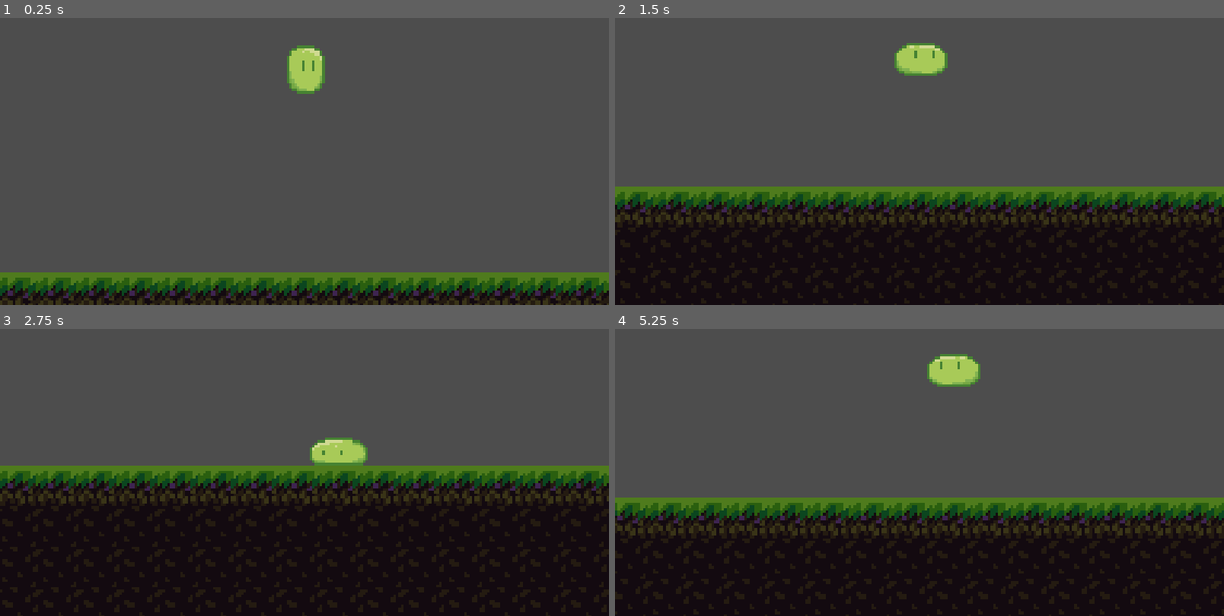
Above: before the commit, frames 1-4 (two rows, left to right).
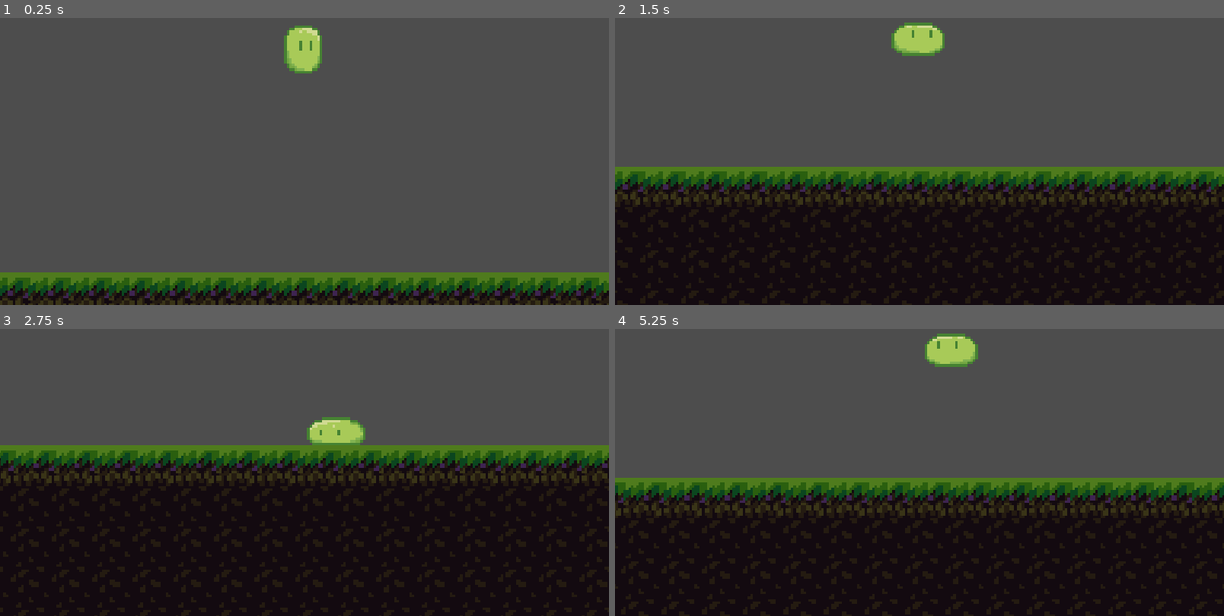
Above: after the commit, the same moments.

Repository: LiviRoseGames/Slime
Game: Godot game, scene res://playertest.tscn
Two runs of this game, one before a commit and one after it. Both use one fixed random seed, a clock stepped at 60 frames per second and the inputs below. This scene is started directly instead of the project's main scene.
Inputs:
- Up to frame 1 (0.25 s): no input
- Up to frame 2 (1.5 s): hold Right (ui_right) from 0.53 s (still down); tap Up (ui_up) at 0.77 s
- Up to frame 3 (2.75 s): tap Up (ui_up) at 1.52 s; release Right (ui_right) at 2.03 s; hold Left (ui_left) from 2.03 s (still down)
- Up to frame 4 (5.25 s): release Left (ui_left) at 2.78 s; hold Right (ui_right) 2.78-4.28 s; tap Up (ui_up) at 3.02, 3.77, 4.52 s; hold Left (ui_left) 4.28-5.03 s; hold Right (ui_right) from 5.03 s (still down)

The runs differ from the first frame. In frame 1, 1.1% of the frame differs, in the area x 46-54%, y 2-27%; in frame 2, 17%; in frame 3, 16%; in frame 4, 17%, in the area x 0-100%, y 1-72%.

Commit message:
Fixed Sprite Offset
the player no longer teleports while turning

Diff:
--- a/player.tscn
+++ b/player.tscn
@@ -8,10 +8,6 @@
 [ext_resource type="Texture2D" uid="uid://b1aonrtuqnkf1" path="res://Art/Slimes/slime_move.png" id="6_bb4hn"]
 [ext_resource type="Texture2D" uid="uid://dgb5gx7ek6xhk" path="res://Art/Slimes/slime_swallow.png" id="7_q161w"]
 
-[sub_resource type="CapsuleShape2D" id="CapsuleShape2D_cw6xb"]
-radius = 9.0
-height = 18.0
-
 [sub_resource type="AtlasTexture" id="AtlasTexture_d7ri2"]
 atlas = ExtResource("2_7w6dj")
 region = Rect2(0, 288, 80, 72)
@@ -411,6 +407,93 @@
 "name": &"Swallow",
 "speed": 5.0
 }]
+
+[sub_resource type="RectangleShape2D" id="RectangleShape2D_xci3y"]
+size = Vector2(15, 13)
+
+[sub_resource type="Animation" id="Animation_2l2rv"]
+resource_name = "Die"
+length = 1.3
+tracks/0/type = "value"
+tracks/0/imported = false
+tracks/0/enabled = true
+tracks/0/path = NodePath("AnimatedSprite2D:animation")
+tracks/0/interp = 1
+tracks/0/loop_wrap = true
+tracks/0/keys = {
+"times": PackedFloat32Array(0),
+"transitions": PackedFloat32Array(1),
+"update": 1,
+"values": [&"Die"]
+}
+tracks/1/type = "value"
+tracks/1/imported = false
+tracks/1/enabled = true
+tracks/1/path = NodePath("AnimatedSprite2D:frame")
+tracks/1/interp = 1
+tracks/1/loop_wrap = true
+tracks/1/keys = {
+"times": PackedFloat32Array(0, 0.1, 0.2, 0.3, 0.4, 0.5, 0.6, 0.7, 0.8, 0.9, 1, 1.1, 1.2),
+"transitions": PackedFloat32Array(1, 1, 1, 1, 1, 1, 1, 1, 1, 1, 1, 1, 1),
+"update": 1,
+"values": [0, 1, 2, 3, 4, 5, 6, 7, 8, 9, 10, 11, 12]
+}
+
+[sub_resource type="Animation" id="Animation_bpmmi"]
+resource_name = "Fall"
+length = 0.3
+tracks/0/type = "value"
+tracks/0/imported = false
+tracks/0/enabled = true
+tracks/0/path = NodePath("AnimatedSprite2D:animation")
+tracks/0/interp = 1
+tracks/0/loop_wrap = true
+tracks/0/keys = {
+"times": PackedFloat32Array(0),
+"transitions": PackedFloat32Array(1),
+"update": 1,
+"values": [&"Fall"]
+}
+tracks/1/type = "value"
+tracks/1/imported = false
+tracks/1/enabled = true
+tracks/1/path = NodePath("AnimatedSprite2D:frame")
+tracks/1/interp = 1
+tracks/1/loop_wrap = true
+tracks/1/keys = {
+"times": PackedFloat32Array(0, 0.1, 0.2, 0.6),
+"transitions": PackedFloat32Array(1, 1, 1, 1),
+"update": 1,
+"values": [0, 1, 2, 3]
+}
+
+[sub_resource type="Animation" id="Animation_h0rwc"]
+resource_name = "Hit"
+length = 0.2
+tracks/0/type = "value"
+tracks/0/imported = false
+tracks/0/enabled = true
+tracks/0/path = NodePath("AnimatedSprite2D:animation")
+tracks/0/interp = 1
+tracks/0/loop_wrap = true
+tracks/0/keys = {
+"times": PackedFloat32Array(1),
+"transitions": PackedFloat32Array(1),
+"update": 1,
+"values": [&"Hit"]
+}
+tracks/1/type = "value"
+tracks/1/imported = false
+tracks/1/enabled = true
+tracks/1/path = NodePath("AnimatedSprite2D:frame")
+tracks/1/interp = 1
+tracks/1/loop_wrap = true
+tracks/1/keys = {
+"times": PackedFloat32Array(0, 0.1),
+"transitions": PackedFloat32Array(1, 1),
+"update": 1,
+"values": [0, 1]
+}
 
 [sub_resource type="Animation" id="Animation_8urx8"]
 resource_name = "Idle"
@@ -469,8 +552,8 @@
 "values": [0, 1, 2, 3, 4, 5]
 }
 
-[sub_resource type="Animation" id="Animation_h0rwc"]
-resource_name = "Hit"
+[sub_resource type="Animation" id="Animation_ac1sf"]
+resource_name = "Land"
 length = 0.2
 tracks/0/type = "value"
 tracks/0/imported = false
@@ -479,10 +562,10 @@
 tracks/0/interp = 1
 tracks/0/loop_wrap = true
 tracks/0/keys = {
-"times": PackedFloat32Array(1),
-"transitions": PackedFloat32Array(1),
-"update": 1,
-"values": [&"Hit"]
+"times": PackedFloat32Array(0),
+"transitions": PackedFloat32Array(1),
+"update": 1,
+"values": [&"Land"]
 }
 tracks/1/type = "value"
 tracks/1/imported = false
@@ -494,11 +577,43 @@
 "times": PackedFloat32Array(0, 0.1),
 "transitions": PackedFloat32Array(1, 1),
 "update": 1,
-"values": [0, 1]
-}
-
-[sub_resource type="Animation" id="Animation_2l2rv"]
-resource_name = "Die"
+"values": [1, 2]
+}
+
+[sub_resource type="Animation" id="Animation_yc0ty"]
+resource_name = "Move"
+length = 0.7
+loop_mode = 1
+tracks/0/type = "value"
+tracks/0/imported = false
+tracks/0/enabled = true
+tracks/0/path = NodePath("AnimatedSprite2D:frame")
+tracks/0/interp = 1
+tracks/0/loop_wrap = true
+tracks/0/keys = {
+"times": PackedFloat32Array(0, 0.1, 0.2, 0.3, 0.4, 0.5, 0.6),
+"transitions": PackedFloat32Array(1, 1, 1, 1, 1, 1, 1),
+"update": 1,
+"values": [0, 1, 2, 3, 4, 5, 6]
+}
+
+[sub_resource type="Animation" id="Animation_wexp6"]
+length = 0.001
+tracks/0/type = "value"
+tracks/0/imported = false
+tracks/0/enabled = true
+tracks/0/path = NodePath("AnimatedSprite2D:frame")
+tracks/0/interp = 1
+tracks/0/loop_wrap = true
+tracks/0/keys = {
+"times": PackedFloat32Array(0),
+"transitions": PackedFloat32Array(1),
+"update": 1,
+"values": [1]
+}
+
+[sub_resource type="Animation" id="Animation_ua63a"]
+resource_name = "Swallow"
 length = 1.3
 tracks/0/type = "value"
 tracks/0/imported = false
@@ -510,7 +625,7 @@
 "times": PackedFloat32Array(0),
 "transitions": PackedFloat32Array(1),
 "update": 1,
-"values": [&"Die"]
+"values": [&"Swallow"]
 }
 tracks/1/type = "value"
 tracks/1/imported = false
@@ -522,123 +637,7 @@
 "times": PackedFloat32Array(0, 0.1, 0.2, 0.3, 0.4, 0.5, 0.6, 0.7, 0.8, 0.9, 1, 1.1, 1.2),
 "transitions": PackedFloat32Array(1, 1, 1, 1, 1, 1, 1, 1, 1, 1, 1, 1, 1),
 "update": 1,
-"values": [0, 1, 2, 3, 4, 5, 6, 7, 8, 9, 10, 11, 12]
-}
-
-[sub_resource type="Animation" id="Animation_yc0ty"]
-resource_name = "Move"
-length = 0.7
-loop_mode = 1
-tracks/0/type = "value"
-tracks/0/imported = false
-tracks/0/enabled = true
-tracks/0/path = NodePath("AnimatedSprite2D:frame")
-tracks/0/interp = 1
-tracks/0/loop_wrap = true
-tracks/0/keys = {
-"times": PackedFloat32Array(0, 0.1, 0.2, 0.3, 0.4, 0.5, 0.6),
-"transitions": PackedFloat32Array(1, 1, 1, 1, 1, 1, 1),
-"update": 1,
-"values": [0, 1, 2, 3, 4, 5, 6]
-}
-
-[sub_resource type="Animation" id="Animation_ua63a"]
-resource_name = "Swallow"
-length = 1.3
-tracks/0/type = "value"
-tracks/0/imported = false
-tracks/0/enabled = true
-tracks/0/path = NodePath("AnimatedSprite2D:animation")
-tracks/0/interp = 1
-tracks/0/loop_wrap = true
-tracks/0/keys = {
-"times": PackedFloat32Array(0),
-"transitions": PackedFloat32Array(1),
-"update": 1,
-"values": [&"Swallow"]
-}
-tracks/1/type = "value"
-tracks/1/imported = false
-tracks/1/enabled = true
-tracks/1/path = NodePath("AnimatedSprite2D:frame")
-tracks/1/interp = 1
-tracks/1/loop_wrap = true
-tracks/1/keys = {
-"times": PackedFloat32Array(0, 0.1, 0.2, 0.3, 0.4, 0.5, 0.6, 0.7, 0.8, 0.9, 1, 1.1, 1.2),
-"transitions": PackedFloat32Array(1, 1, 1, 1, 1, 1, 1, 1, 1, 1, 1, 1, 1),
-"update": 1,
 "values": [0, 1, 2, 3, 4, 5, 6, 7, 8, 9, 11, 12, 13]
-}
-
-[sub_resource type="Animation" id="Animation_wexp6"]
-length = 0.001
-tracks/0/type = "value"
-tracks/0/imported = false
-tracks/0/enabled = true
-tracks/0/path = NodePath("AnimatedSprite2D:frame")
-tracks/0/interp = 1
-tracks/0/loop_wrap = true
-tracks/0/keys = {
-"times": PackedFloat32Array(0),
-"transitions": PackedFloat32Array(1),
-"update": 1,
-"values": [1]
-}
-
-[sub_resource type="Animation" id="Animation_bpmmi"]
-resource_name = "Fall"
-length = 0.3
-tracks/0/type = "value"
-tracks/0/imported = false
-tracks/0/enabled = true
-tracks/0/path = NodePath("AnimatedSprite2D:animation")
-tracks/0/interp = 1
-tracks/0/loop_wrap = true
-tracks/0/keys = {
-"times": PackedFloat32Array(0),
-"transitions": PackedFloat32Array(1),
-"update": 1,
-"values": [&"Fall"]
-}
-tracks/1/type = "value"
-tracks/1/imported = false
-tracks/1/enabled = true
-tracks/1/path = NodePath("AnimatedSprite2D:frame")
-tracks/1/interp = 1
-tracks/1/loop_wrap = true
-tracks/1/keys = {
-"times": PackedFloat32Array(0, 0.1, 0.2, 0.6),
-"transitions": PackedFloat32Array(1, 1, 1, 1),
-"update": 1,
-"values": [0, 1, 2, 3]
-}
-
-[sub_resource type="Animation" id="Animation_ac1sf"]
-resource_name = "Land"
-length = 0.2
-tracks/0/type = "value"
-tracks/0/imported = false
-tracks/0/enabled = true
-tracks/0/path = NodePath("AnimatedSprite2D:animation")
-tracks/0/interp = 1
-tracks/0/loop_wrap = true
-tracks/0/keys = {
-"times": PackedFloat32Array(0),
-"transitions": PackedFloat32Array(1),
-"update": 1,
-"values": [&"Land"]
-}
-tracks/1/type = "value"
-tracks/1/imported = false
-tracks/1/enabled = true
-tracks/1/path = NodePath("AnimatedSprite2D:frame")
-tracks/1/interp = 1
-tracks/1/loop_wrap = true
-tracks/1/keys = {
-"times": PackedFloat32Array(0, 0.1),
-"transitions": PackedFloat32Array(1, 1),
-"update": 1,
-"values": [1, 2]
 }
 
 [sub_resource type="AnimationLibrary" id="AnimationLibrary_er2wa"]
@@ -657,15 +656,16 @@
 [node name="Player" type="CharacterBody2D"]
 script = ExtResource("1_3w6vd")
 
+[node name="AnimatedSprite2D" type="AnimatedSprite2D" parent="."]
+position = Vector2(0, -12)
+sprite_frames = SubResource("SpriteFrames_6i8n1")
+animation = &"Idle"
+frame = 1
+offset = Vector2(6, 0)
+
 [node name="CollisionShape2D" type="CollisionShape2D" parent="."]
-position = Vector2(0, -1)
-shape = SubResource("CapsuleShape2D_cw6xb")
-
-[node name="AnimatedSprite2D" type="AnimatedSprite2D" parent="."]
-position = Vector2(7, -4)
-sprite_frames = SubResource("SpriteFrames_6i8n1")
-animation = &"Jump"
-frame = 1
+position = Vector2(-0.5, -6.5)
+shape = SubResource("RectangleShape2D_xci3y")
 
 [node name="AnimationPlayer" type="AnimationPlayer" parent="."]
 libraries = {
Not shown: 1 places in player.tscn that only renumber resources
Not shown: 1 places in playertest.tscn that only renumber resources
